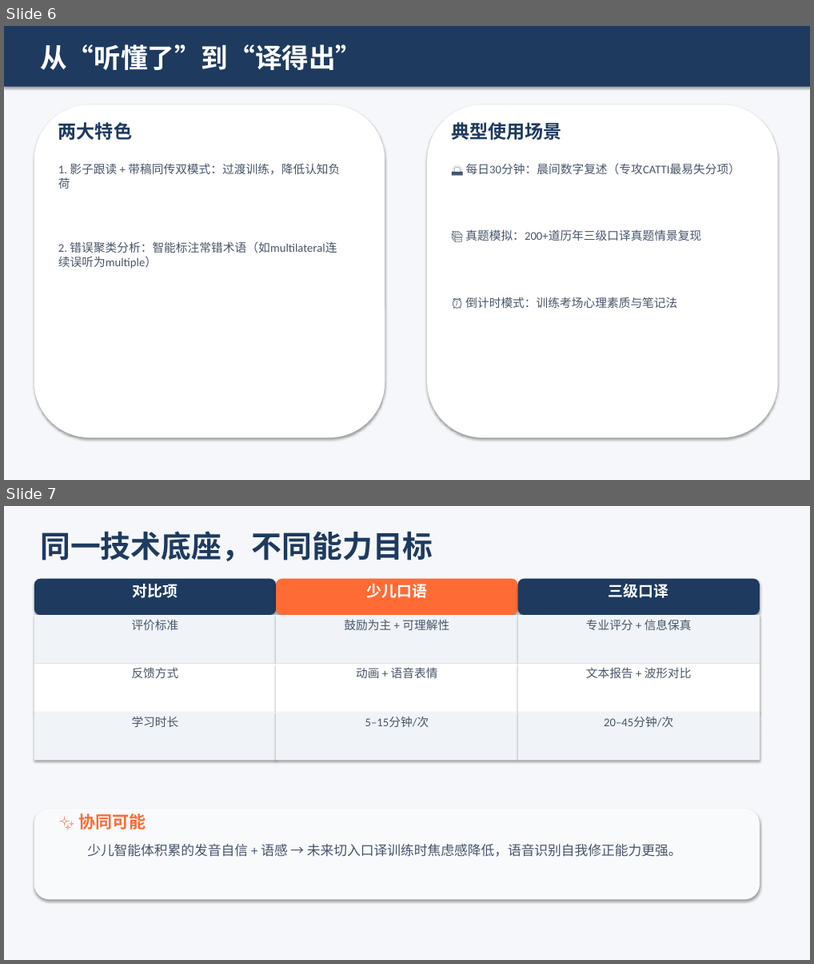
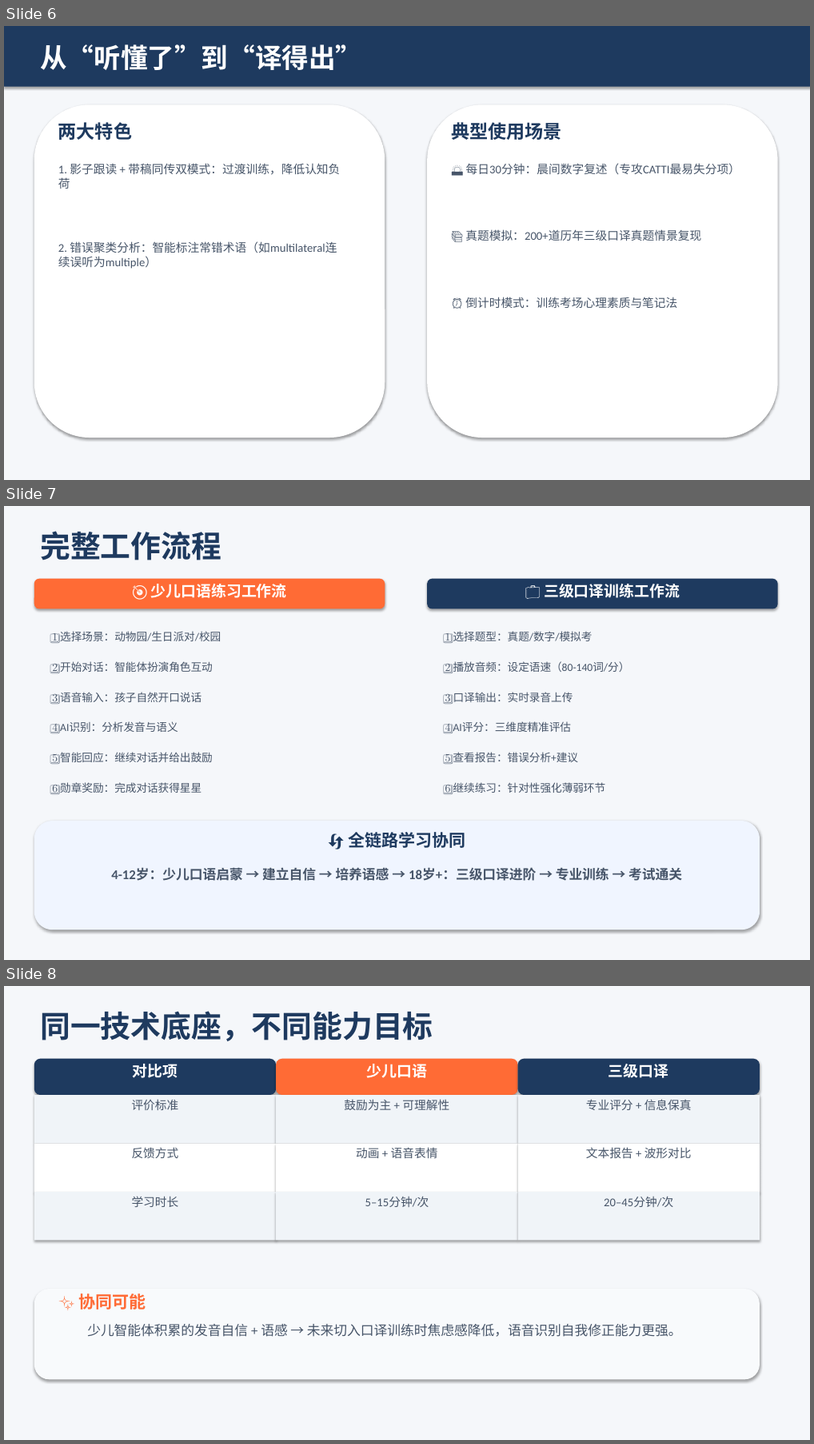
Before and after one commit to joannopan0124-hash/clone-git, a slide deck: AI赋能语言进阶_最终版.pptx. Shown one above the other, each under a label of ours: slides 6 and 7 before the commit, slides 6, 7 and 8 after it. The pictures are 814x964 and 814x1444 pixels, drawn with LibreOffice and Linux fonts; fonts in the diff are those of the drawing. Boxes give left, top, right and bottom in pixels: in the first picture for what was removed or moved away, otherwise in the second. Text is boxed around its words. In the diff, an @@ line names an element or a change of style, - is before the commit and + after.

Commit message:
feat: 英语学习口译智能体PPT

```diff
--- a/AI赋能语言进阶_最终版.pptx
+++ b/AI赋能语言进阶_最终版.pptx
@@ slide 7 added at (4,506,810,960), background #FFFFFF @@
@@ rectangle added at (4,506,810,960), fill #F5F7FA @@
@@ text added at (40,531,222,560), 36 pt, text #1E3A5F, bold @@
+完整工作流程
@@ rounded rectangle added at (34,579,385,609), fill #FF6B35 @@
@@ text added at (151,584,287,598), 18 pt, text #FFFFFF, bold @@
+🎯 少儿口语练习工作流
@@ rounded rectangle added at (427,579,778,609), fill #1E3A5F @@
@@ text added at (544,584,680,598), 18 pt, text #FFFFFF, bold @@
+💼 三级口译训练工作流
@@ text added at (52,631,221,643), 13 pt, text #475569 @@
+1️⃣ 选择场景：动物园/生日派对/校园
@@ text added at (446,631,593,643), 13 pt, text #475569 @@
+1️⃣ 选择题型：真题/数字/模拟考
@@ text added at (52,661,213,672), 13 pt, text #475569 @@
+2️⃣ 开始对话：智能体扮演角色互动
@@ text added at (446,661,630,673), 13 pt, text #475569 @@
+2️⃣ 播放音频：设定语速（80-140词/分）
@@ text added at (52,692,202,703), 13 pt, text #475569 @@
+3️⃣ 语音输入：孩子自然开口说话
@@ text added at (446,692,574,703), 13 pt, text #475569 @@
+3️⃣ 口译输出：实时录音上传
@@ text added at (52,721,178,732), 13 pt, text #475569 @@
+4️⃣ AI识别：分析发音与语义
@@ text added at (446,721,571,732), 13 pt, text #475569 @@
+4️⃣ AI评分：三维度精准评估
@@ text added at (52,752,213,763), 13 pt, text #475569 @@
+5️⃣ 智能回应：继续对话并给出鼓励
@@ text added at (446,752,579,763), 13 pt, text #475569 @@
+5️⃣ 查看报告：错误分析+建议
@@ text added at (52,782,202,793), 13 pt, text #475569 @@
+6️⃣ 勋章奖励：完成对话获得星星
@@ text added at (446,782,606,793), 13 pt, text #475569 @@
+6️⃣ 继续练习：针对性强化薄弱环节
@@ rounded rectangle added at (34,820,760,929), fill #F0F5FF @@
@@ text added at (348,832,466,848), 20 pt, text #1E3A5F, bold @@
+🔄 全链路学习协同
@@ text added at (111,867,682,880), 16 pt, text #475569, bold @@
+4-12岁：少儿口语启蒙 → 建立自信 → 培养语感 → 18岁+：三级口译进阶 → 专业训练 → 考试通关
@@ what was slide 7 is now slide 8 @@
```
Also in this commit, not shown: 1 other file.
